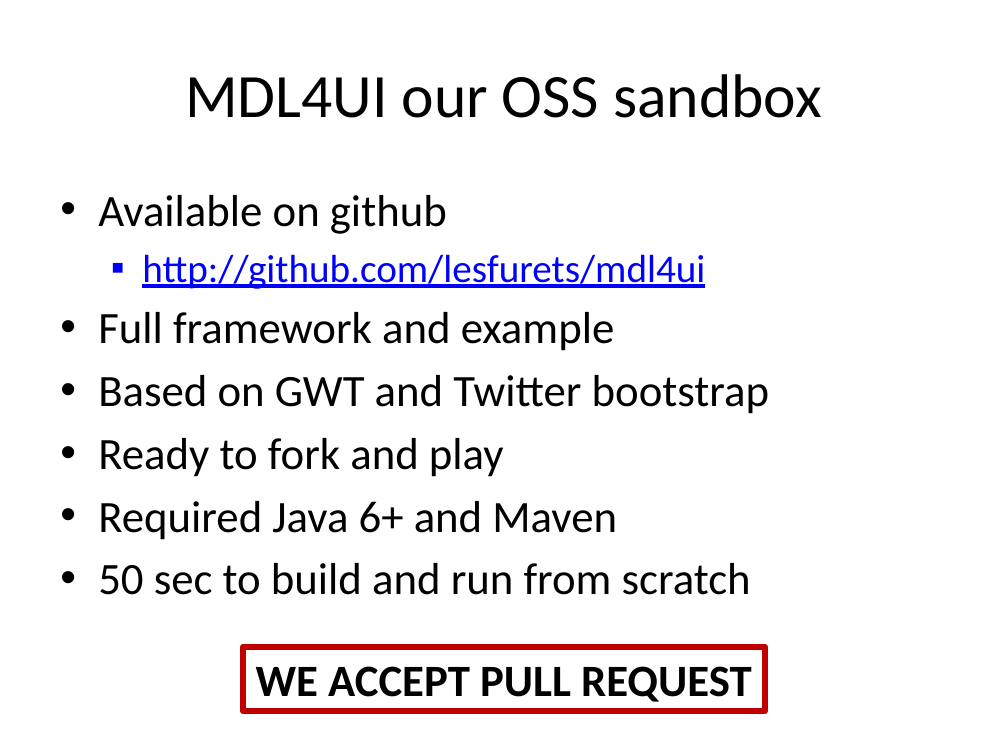
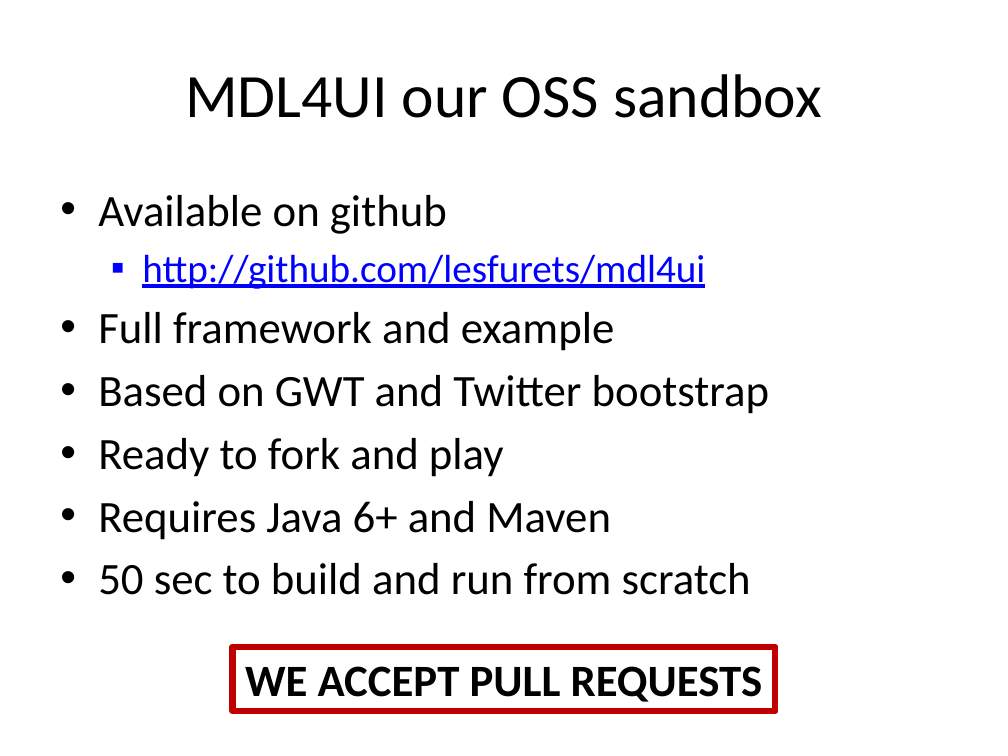
Before and after one commit to lesfurets/mdl4ui, a slide deck: slide 9 of mdl4ui-docs/mdl4ui_cg2013.pptx. Drawn at 1008x756 pixels with LibreOffice and Linux fonts; fonts in the diff are those of the drawing. Boxes give left, top, right and bottom in pixels: in the first picture for what was removed or moved away, otherwise in the second. Text is boxed around its words. In the diff, an @@ line names an element or a change of style, - is before the commit and + after.

Commit message:
udpated field & screen class diagrams
typo in PPT

```diff
--- a/mdl4ui-docs/mdl4ui_cg2013.pptx
+++ b/mdl4ui-docs/mdl4ui_cg2013.pptx
@@ text at (x1=98, y1=501, x2=611, y2=540): text changed @@
-• Required Java 6+ and Maven
+• Requires Java 6+ and Maven
@@ rectangle "WE ACCEPT PULL REQUESTS" resized from (x1=243, y1=647, x2=765, y2=712) to (x1=233, y1=647, x2=776, y2=712) @@
@@ text in rectangle at (x1=245, y1=666, x2=763, y2=702): text changed @@
-WE ACCEPT PULL REQUEST
+WE ACCEPT PULL REQUESTS
```
Also in this commit, not shown: 10 other slides changed, 3 other files.
